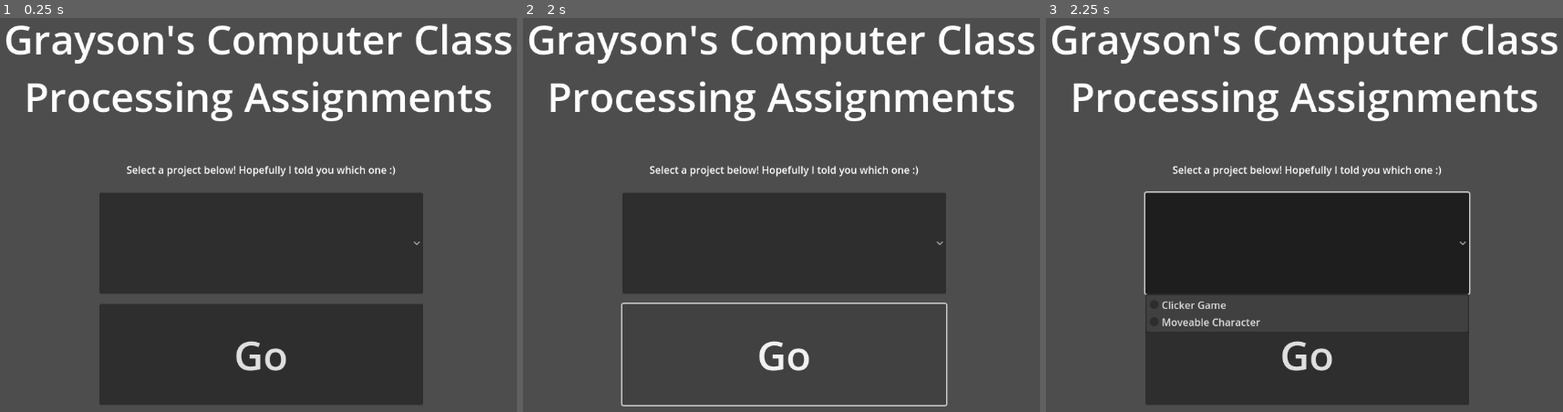
Above: before the commit, frames 1-3 (left to right).
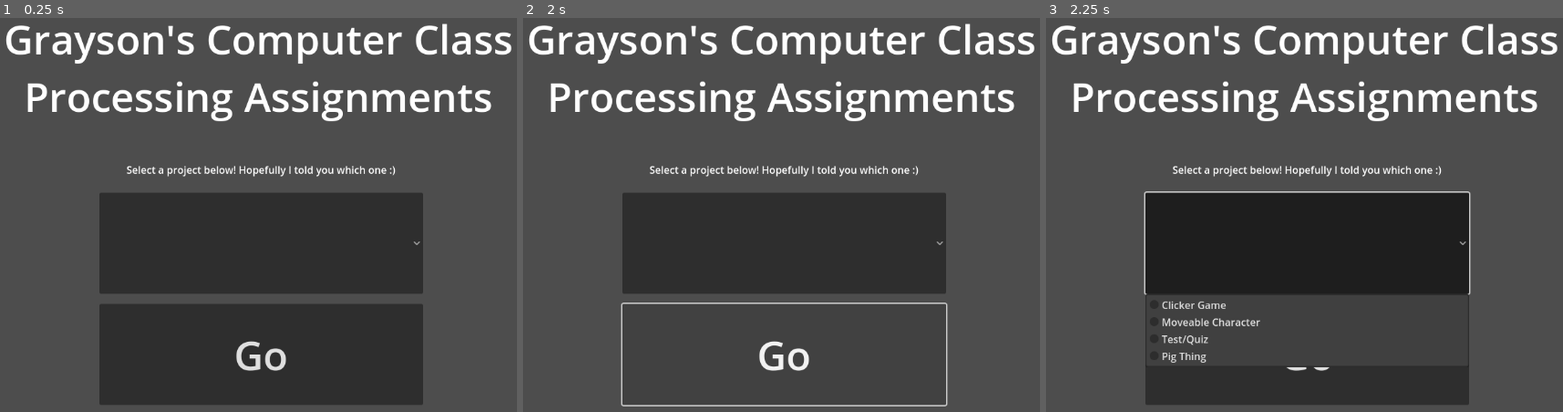
Above: after the commit, the same moments.

Repository: V3AI-Seven/processing-assignments-10
Game: Godot game, scene res://scenes/main_menu.tscn
The game is run twice, just before and just after one commit, with the same random seed, the same clock (stepped at 60 frames per second) and the same inputs.
Inputs (mouse positions are in pixels of both pictures, inside the frame that each line leads up to):
- Up to frame 1 (0.25 s): no input
- Up to frame 2 (2 s): click "Go" at 0.5 s; click "Go" at 1.25 s
- Up to frame 3 (2.25 s): click (1309, 242) at 2 s

Frames 1-2 are identical in both runs. In frame 3, 0.5% of the frame differs, in the area x 22-56%, y 80-89%.

Commit message:
More work on quiz

Diff:
--- a/project.godot
+++ b/project.godot
@@ -15,6 +15,10 @@
 config/features=PackedStringArray("4.5", "GL Compatibility")
 config/icon="res://icon.svg"
 
+[autoload]
+
+Utilities="*res://scripts/Globals/utilities.gd"
+
 [dotnet]
 
 project/assembly_name="CompSci 10 Processing"
--- a/scenes/main_menu.tscn
+++ b/scenes/main_menu.tscn
@@ -28,11 +28,15 @@
 offset_bottom = 448.0
 theme_override_font_sizes/font_size = 32
 allow_reselect = true
-item_count = 2
+item_count = 4
 popup/item_0/text = "Clicker Game"
 popup/item_0/id = 0
 popup/item_1/text = "Moveable Character"
 popup/item_1/id = 1
+popup/item_2/text = "Test/Quiz"
+popup/item_2/id = 2
+popup/item_3/text = "Pig Thing"
+popup/item_3/id = 3
 
 [node name="SelectInfo" type="Label" parent="."]
 layout_mode = 0
--- /dev/null
+++ b/scenes/projects/pig.tscn
@@ -0,0 +1,50 @@
+[gd_scene load_steps=4 format=3 uid="uid://cbqrmv4ypre6o"]
+
+[ext_resource type="PackedScene" uid="uid://d4mmehk8jrrto" path="res://scenes/templates/exit_button.tscn" id="1_m7sgr"]
+[ext_resource type="Texture2D" uid="uid://qqh808r7net2" path="res://scripts/Pig/pngtree-pig-clipart-cute-fat-pig-cartoon-vector-animal-material-png-image_2368706.jpg" id="1_uhekp"]
+[ext_resource type="Script" uid="uid://cwpxomp5dbvbt" path="res://scripts/Pig/pig.gd" id="3_de8h7"]
+
+[node name="Pig" type="Node2D"]
+
+[node name="ExitButton" parent="." instance=ExtResource("1_m7sgr")]
+
+[node name="Pig" type="Sprite2D" parent="."]
+position = Vector2(576, 256)
+texture = ExtResource("1_uhekp")
+script = ExtResource("3_de8h7")
+
+[node name="ClickDetector" type="Button" parent="Pig"]
+offset_left = -180.0
+offset_top = -180.0
+offset_right = 180.0
+offset_bottom = 180.0
+
+[node name="Title" type="Label" parent="."]
+offset_left = 312.0
+offset_right = 840.0
+offset_bottom = 67.0
+theme_override_font_sizes/font_size = 48
+text = "Click the Pig"
+horizontal_alignment = 1
+vertical_alignment = 1
+autowrap_mode = 3
+
+[node name="Chick" type="Button" parent="."]
+offset_left = 320.0
+offset_top = 464.0
+offset_right = 512.0
+offset_bottom = 552.0
+theme_override_font_sizes/font_size = 48
+text = "Chick"
+
+[node name="Cow" type="Button" parent="."]
+offset_left = 640.0
+offset_top = 464.0
+offset_right = 832.0
+offset_bottom = 552.0
+theme_override_font_sizes/font_size = 48
+text = "Cow"
+
+[connection signal="pressed" from="Pig/ClickDetector" to="Pig" method="pig_clicked"]
+[connection signal="pressed" from="Chick" to="Pig" method="chick_clicked"]
+[connection signal="pressed" from="Cow" to="Pig" method="cow_clicked"]
--- /dev/null
+++ b/scenes/projects/test.tscn
@@ -0,0 +1,94 @@
+[gd_scene load_steps=4 format=3 uid="uid://u1p0vojt75ux"]
+
+[ext_resource type="Script" uid="uid://b667aitbi2w2m" path="res://scripts/Test/test.gd" id="1_xqpen"]
+[ext_resource type="Script" uid="uid://rl5iu6bhvxjb" path="res://scripts/Test/title_screen.gd" id="2_cro8k"]
+[ext_resource type="Script" uid="uid://dttyd4hp4q4lw" path="res://scripts/Test/template_question_script.gd" id="3_bgcr8"]
+
+[node name="Test" type="Control"]
+layout_mode = 3
+anchors_preset = 0
+offset_left = 252.0
+offset_right = 900.0
+offset_bottom = 648.0
+script = ExtResource("1_xqpen")
+
+[node name="TitleScreen" type="Control" parent="."]
+visible = false
+anchors_preset = 0
+offset_left = -252.0
+offset_right = 900.0
+offset_bottom = 648.0
+script = ExtResource("2_cro8k")
+
+[node name="Title" type="Label" parent="TitleScreen"]
+layout_mode = 0
+offset_left = 360.0
+offset_top = 24.0
+offset_right = 792.0
+offset_bottom = 120.0
+theme_override_font_sizes/font_size = 64
+text = "A test of sorts"
+horizontal_alignment = 1
+
+[node name="StartButton" type="Button" parent="TitleScreen"]
+layout_mode = 0
+offset_left = 192.0
+offset_top = 152.0
+offset_right = 960.0
+offset_bottom = 496.0
+theme_override_font_sizes/font_size = 128
+text = "Start"
+
+[node name="TemplateQuestion" type="Control" parent="."]
+anchors_preset = 0
+script = ExtResource("3_bgcr8")
+
+[node name="QuestionTitle" type="Label" parent="TemplateQuestion"]
+layout_mode = 0
+offset_left = -252.0
+offset_right = 900.0
+offset_bottom = 168.0
+theme_override_font_sizes/font_size = 48
+text = "Question Title"
+horizontal_alignment = 1
+vertical_alignment = 1
+autowrap_mode = 3
+
+[node name="AnswerButtons" type="BoxContainer" parent="TemplateQuestion"]
+layout_mode = 0
+offset_left = 68.0
+offset_top = 256.0
+offset_right = 580.0
+offset_bottom = 552.0
+alignment = 1
+vertical = true
+
+[node name="AnswerButtonsTop" type="BoxContainer" parent="TemplateQuestion/AnswerButtons"]
+layout_mode = 2
+alignment = 1
+
+[node name="Answer1" type="Button" parent="TemplateQuestion/AnswerButtons/AnswerButtonsTop"]
+layout_mode = 2
+theme_override_font_sizes/font_size = 32
+text = "Answer1"
+
+[node name="Answer2" type="Button" parent="TemplateQuestion/AnswerButtons/AnswerButtonsTop"]
+layout_mode = 2
+theme_override_font_sizes/font_size = 32
+text = "Answer2"
+
+[node name="AnswerButtonsBottom" type="BoxContainer" parent="TemplateQuestion/AnswerButtons"]
+layout_mode = 2
+alignment = 1
+
+[node name="Answer3" type="Button" parent="TemplateQuestion/AnswerButtons/AnswerButtonsBottom"]
+layout_mode = 2
+theme_override_font_sizes/font_size = 32
+text = "Answer3"
+
+[node name="Answer4" type="Button" parent="TemplateQuestion/AnswerButtons/AnswerButtonsBottom"]
+layout_mode = 2
+theme_override_font_sizes/font_size = 32
+text = "Answer4"
+
+[connection signal="pressed" from="TitleScreen/StartButton" to="TitleScreen" method="start"]
--- /dev/null
+++ b/scripts/Globals/utilities.gd
@@ -0,0 +1,4 @@
+extends Node
+
+func delay(time: int) -> void:
+	await get_tree().create_timer(time).timeout
--- a/scripts/MainMenu/main_menu.gd
+++ b/scripts/MainMenu/main_menu.gd
@@ -11,3 +11,7 @@
 			get_tree().change_scene_to_file("res://scenes/projects/clicker_game.tscn")
 		1: #Moveable character
 			get_tree().change_scene_to_file("res://scenes/projects/moveable_character.tscn")
+		2: #Test/quiz thing
+			get_tree().change_scene_to_file("res://scenes/projects/test.tscn")
+		3: #Pig clicker?
+			get_tree().change_scene_to_file("res://scenes/projects/pig.tscn")
--- /dev/null
+++ b/scripts/Pig/pig.gd
@@ -0,0 +1,14 @@
+extends Sprite2D
+var clicks = 0
+
+func pig_clicked() -> void:
+	clicks += 1
+	print("Current clicks: " + str(clicks))
+
+func cow_clicked() -> void:
+	clicks += 2
+	print("Current clicks: " + str(clicks))
+
+func chick_clicked() -> void:
+	clicks += 3
+	print("Current clicks: " + str(clicks))
--- /dev/null
+++ b/scripts/Test/template_question_script.gd
@@ -0,0 +1 @@
+extends Control
--- /dev/null
+++ b/scripts/Test/test.gd
@@ -0,0 +1,14 @@
+extends Control
+var current_question
+
+func next_question() -> void:
+	current_question += 1
+	match current_question:
+		2:
+			pass
+
+func generate_question(title:String, answers:Array, correct_answer:int, question_index:int) -> void:
+	current_question = question_index
+
+func start_test() -> void:
+	generate_question("2+2?", ["22","2","fish","4"], 3,1) #Simple math question
--- /dev/null
+++ b/scripts/Test/title_screen.gd
@@ -0,0 +1,6 @@
+extends Control
+signal start_test
+
+func start() -> void:
+	start_test.emit()
+	visible = false
Not shown, added: scripts/Globals/utilities.gd.uid
Not shown, added: scripts/Pig/pig.gd.uid
Binary file added: scripts/Pig/pngtree-pig-clipart-cute-fat-pig-cartoon-vector-animal-material-png-image_2368706.jpg
Not shown, added: scripts/Pig/pngtree-pig-clipart-cute-fat-pig-cartoon-vector-animal-material-png-image_2368706.jpg.import
Not shown, added: scripts/Test/template_question_script.gd.uid
Not shown, added: scripts/Test/test.gd.uid
Not shown, added: scripts/Test/title_screen.gd.uid
